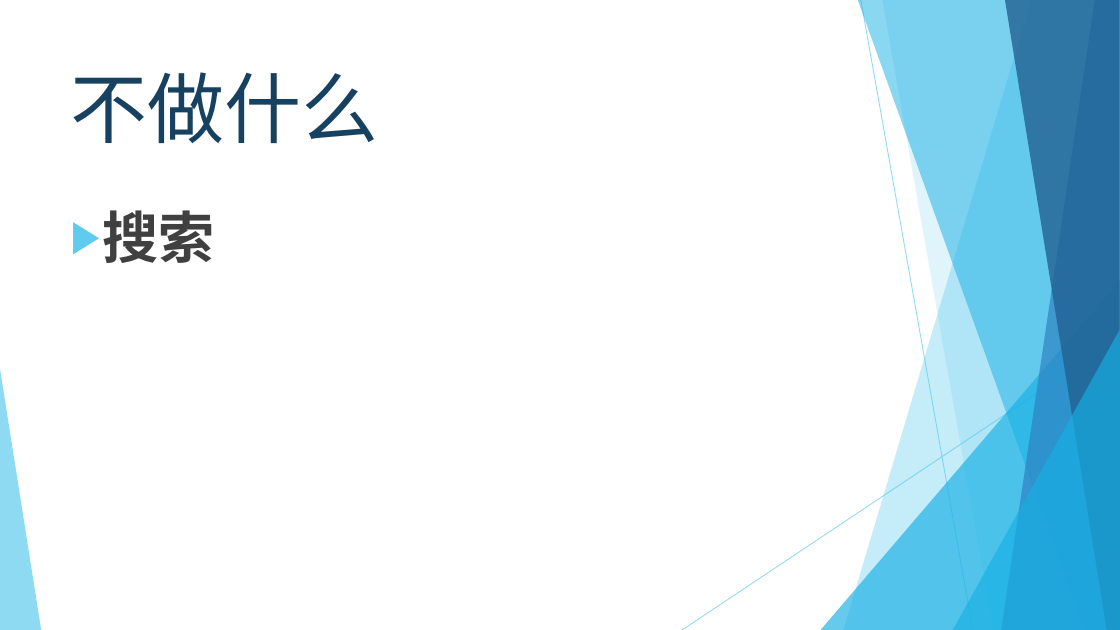
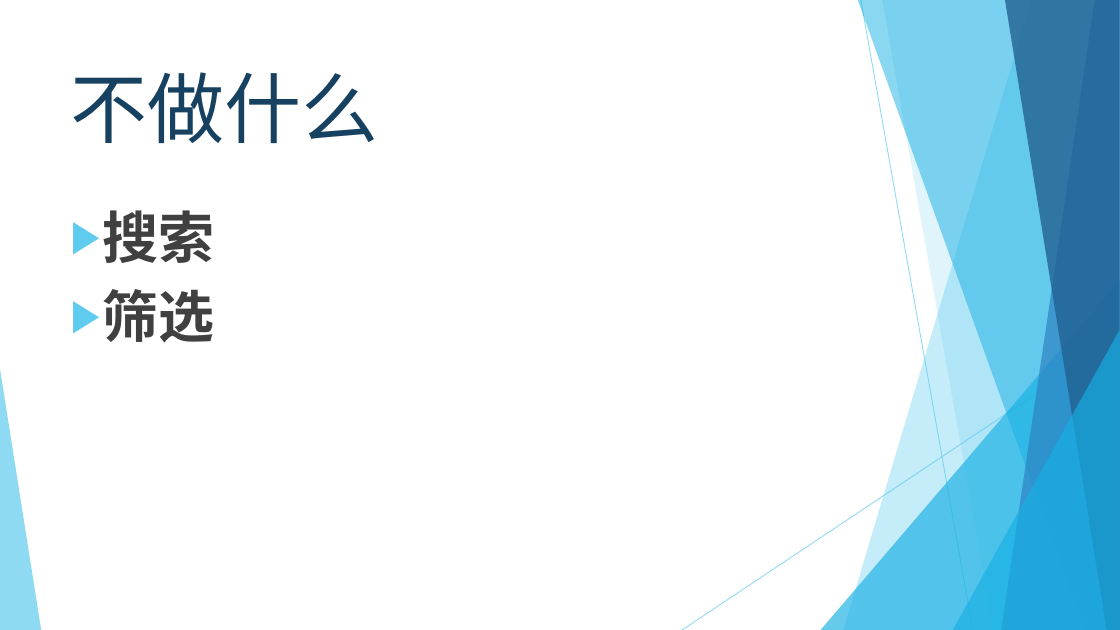
Before and after one commit to KS0508/SYSUtower, a slide deck: slide 3 of doc/SYSU Tower 项目介绍.pptx. Drawn at 1120x630 pixels with LibreOffice and Linux fonts; fonts in the diff are those of the drawing. Boxes give left, top, right and bottom in pixels: in the first picture for what was removed or moved away, otherwise in the second. Text is boxed around its words. In the diff, an @@ line names an element or a change of style, - is before the commit and + after.

```diff
--- a/doc/SYSU Tower 项目介绍.pptx
+++ b/doc/SYSU Tower 项目介绍.pptx
@@ text at box(102, 289, 214, 343): paragraph added @@
+▶ 筛选
```
Also in this commit, not shown: 1 other slide changed, 2 other files.
